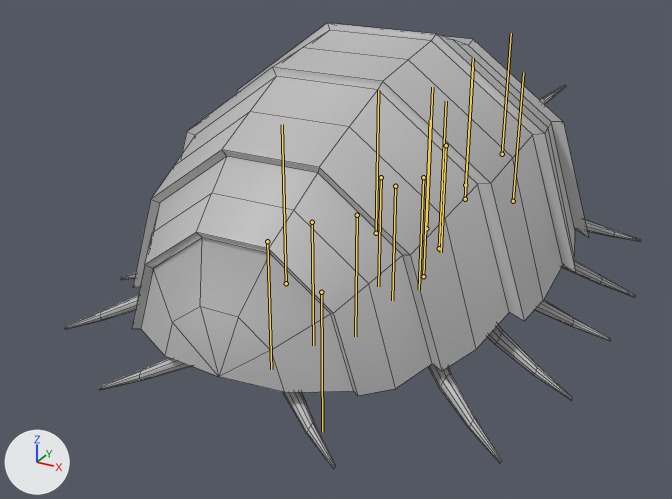
Renders of the FBX model VR Project/Assets/Model/Enemy_Animation_ButchyBoy_Walk.fbx from each side of a commit.
Both versions are drawn from a camera (50 mm lens) standing at (2.07, -4.23, 2.28) and looking at (-0.1, -0.28, 0.31). Every picture has the same lights, and +X, +Y and +Z are marked at lower left. The bones that bend it are drawn over the model as lines. Mesh edges are drawn as thin lines.

The first picture shows 'Enemy_Mesh_ButchyBoy'.
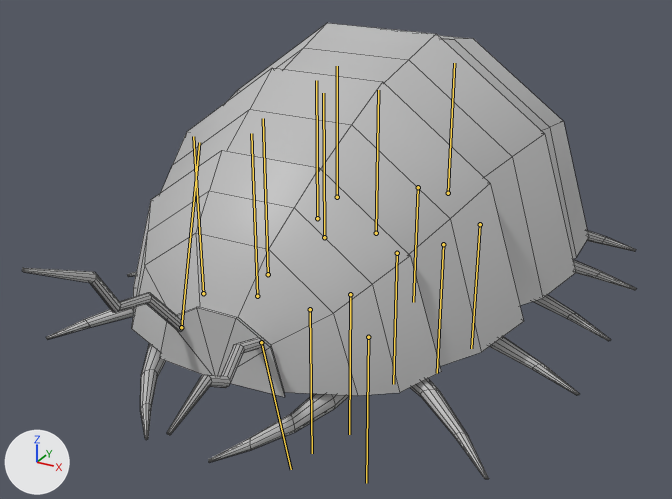
Commit message: Fixed enemy Animations

The newer file adds an action. The first version stands in its rest pose; the second is drawn at frame 16 of the action 'Take 001'.

The edits, one by one:
Bone 'JNT_Body' (bone_jnt_body) turns from (0, 0, 0) to (0, -180, 0) degrees about its own x, y and z.
Bone 'JNT_R_Antenna' (bone_jnt_r_antenna) moves from (0.0, 0.0, 0.0) to (1.0, -1.2, -0.2).
Bone 'JNT_R_Antenna' (bone_jnt_r_antenna) turns from (0, 0, 0) to (3, 0, 15) degrees about its own x, y and z.
Bone 'JNT_L_Antenna' (bone_jnt_l_antenna) moves from (0.0, 0.0, 0.0) to (0.6, -1.4, -0.1).
Bone 'JNT_L_Antenna' (bone_jnt_l_antenna) turns from (0, 0, 0) to (-3, 0, -15) degrees about its own x, y and z.

What differs and where, as boxes [x1, y1, x2, y2] in the pictures (672 x 499 px):
'Enemy_Mesh_ButchyBoy', posed (7% wider): before [65, 23, 641, 469]; after [22, 23, 636, 479]
bone 'JNT_R_Antenna', root to tip: before (502, 154) to (511, 33); after (181, 327) to (199, 142)
bone 'JNT_L_Antenna', root to tip: before (446, 145) to (441, 252); after (261, 342) to (291, 469)
